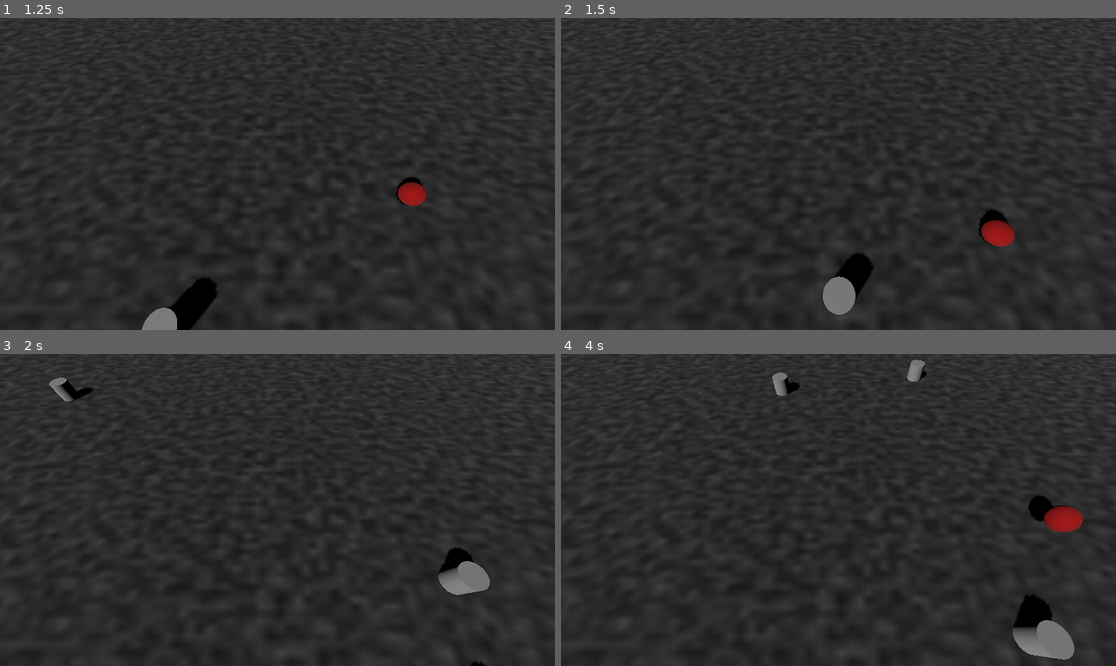
Above: before the commit, frames 1-4 (two rows, left to right).
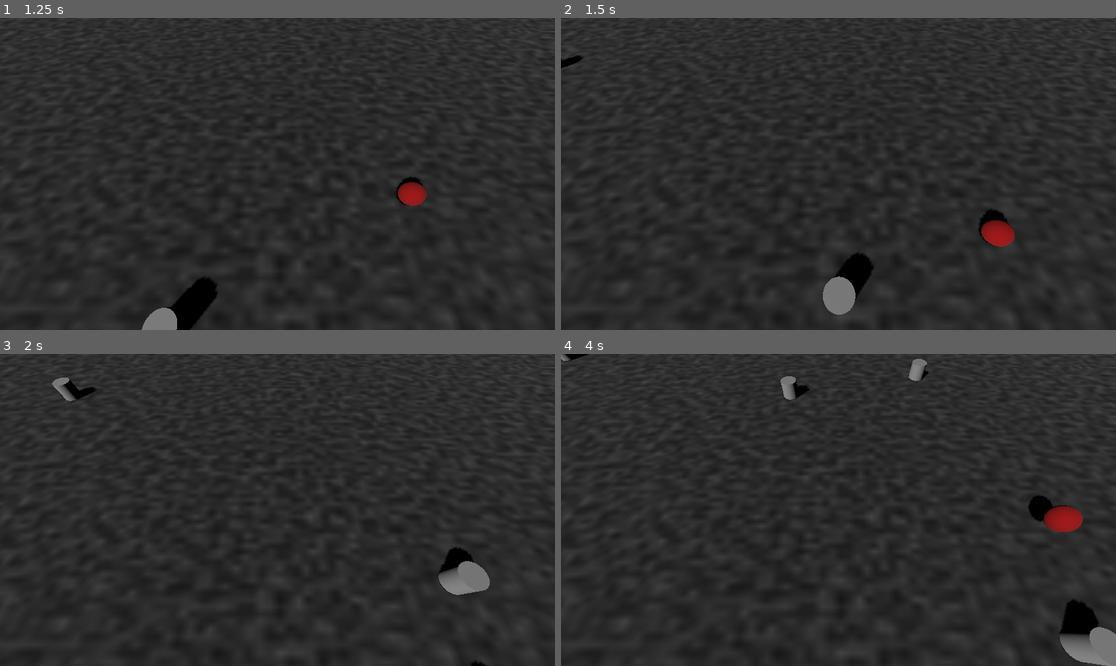
Above: after the commit, the same moments.

Repository: psmclancy/GodotSharingTest
Game: Godot game, scene res://Source/main.tscn
Same seed, same stepped clock (60 frames per second), same inputs: the game is played once before the commit and once after it.
Inputs:
- Up to frame 1 (1.25 s): tap Enter (ui_accept) at 0.5, 0.77 s; hold Right (ui_right) from 0.53 s (still down)
- Up to frame 2 (1.5 s): release Right (ui_right) at 1.28 s; hold Down (ui_down) from 1.28 s (still down)
- Up to frame 3 (2 s): keep holding Down (ui_down); tap Enter (ui_accept) at 1.52 s
- Up to frame 4 (4 s): release Down (ui_down) at 2.03 s; hold Right (ui_right) 2.03-2.78 s; hold Up (ui_up) 2.78-3.53 s; tap Enter (ui_accept) at 3.02, 3.77 s; hold Left (ui_left) from 3.53 s (still down)

Frame 1 is identical in both runs. In frame 2, less than 0.1% of the frame differs, in the area x 0-5%, y 12-17%; in frame 3, 0.1%; in frame 4, 3.1%, in the area x 0-100%, y 0-100%.

Commit message:
Added mob spawn increase speed

Diff:
--- /dev/null
+++ b/Source/MobTimer.gd
@@ -0,0 +1,11 @@
+
+extends Timer
+
+
+
+
+
+func _on_reduce_timer_timeout():
+	if wait_time > .05 :
+		wait_time -= .01
+		print ("wait time", wait_time)
--- a/Source/main.tscn
+++ b/Source/main.tscn
@@ -1,8 +1,9 @@
-[gd_scene load_steps=10 format=3 uid="uid://b7xr2u1g47hk2"]
+[gd_scene load_steps=11 format=3 uid="uid://b7xr2u1g47hk2"]
 
 [ext_resource type="PackedScene" uid="uid://cm2wah77sxu3l" path="res://Source/player.tscn" id="1_aa4nc"]
 [ext_resource type="Script" path="res://Source/main.gd" id="1_w3nfs"]
 [ext_resource type="PackedScene" uid="uid://b7ibfq808mfvv" path="res://Source/mob.tscn" id="3_t0oug"]
+[ext_resource type="Script" path="res://Source/MobTimer.gd" id="4_gcabd"]
 
 [sub_resource type="BoxShape3D" id="BoxShape3D_8dohg"]
 size = Vector3(60, 2, 60)
@@ -63,5 +64,10 @@
 [node name="MobTimer" type="Timer" parent="."]
 wait_time = 0.5
 autostart = true
+script = ExtResource("4_gcabd")
+
+[node name="ReduceTimer" type="Timer" parent="MobTimer"]
+autostart = true
 
 [connection signal="timeout" from="MobTimer" to="." method="_on_mob_timer_timeout"]
+[connection signal="timeout" from="MobTimer/ReduceTimer" to="MobTimer" method="_on_reduce_timer_timeout"]
